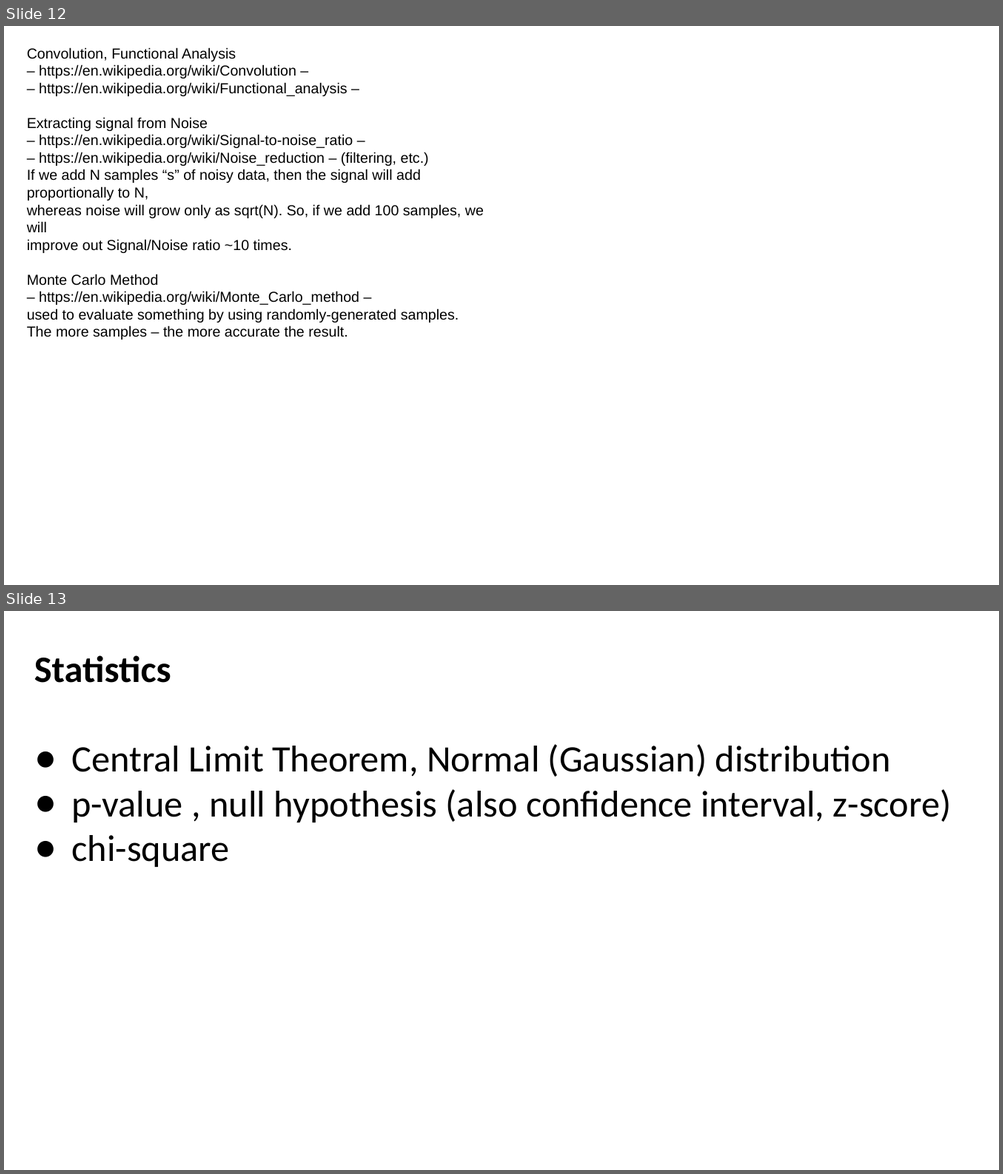
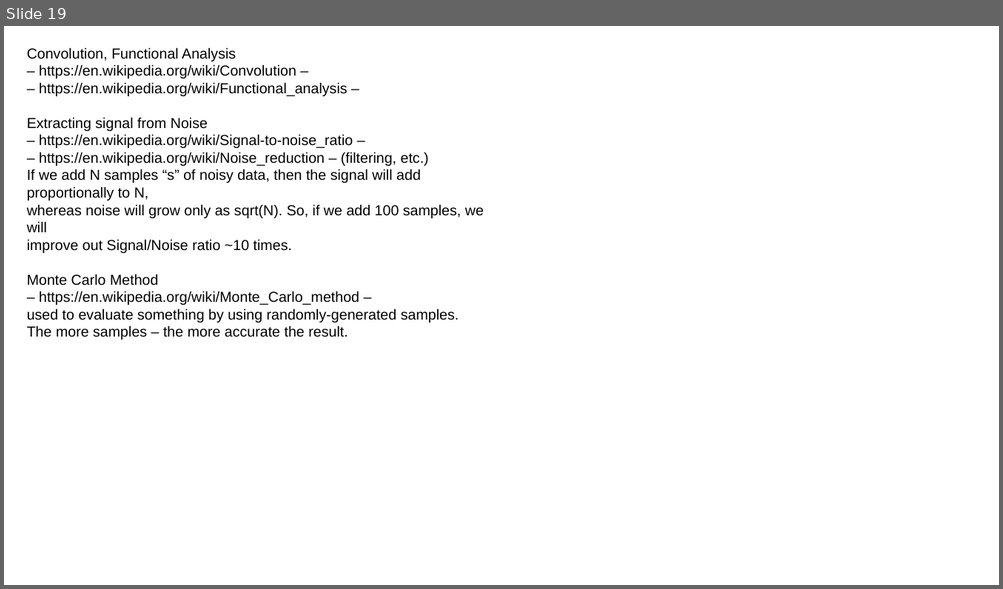
Before and after one commit to lselector/ml_ai_doc, a slide deck: statistics.pptx. Shown one above the other, each under a label of ours: slides 12 and 13 before the commit, slide 19 after it. The pictures are 1003x1174 and 1003x589 pixels, drawn with LibreOffice and Linux fonts; fonts in the diff are those of the drawing. Boxes give left, top, right and bottom in pixels: in the first picture for what was removed or moved away, otherwise in the second. Text is boxed around its words. In the diff, an @@ line names an element or a change of style, - is before the commit and + after.

Commit message:
updated statistics ppt and pdf

```diff
--- a/statistics.pptx
+++ b/statistics.pptx
@@ slide 13 removed at [4, 611, 999, 1170], background #FFFFFF @@
@@ text removed at [34, 655, 951, 867] @@
-Statistics
-● Central Limit Theorem, Normal (Gaussian) distribution
-● p-value , null hypothesis (also confidence interval, z-score)
-● chi-square
@@ what was slide 12 is now slide 19 @@
```
Also in this commit, not shown: 11 slides changed, 2 slides added, 1 other file.
